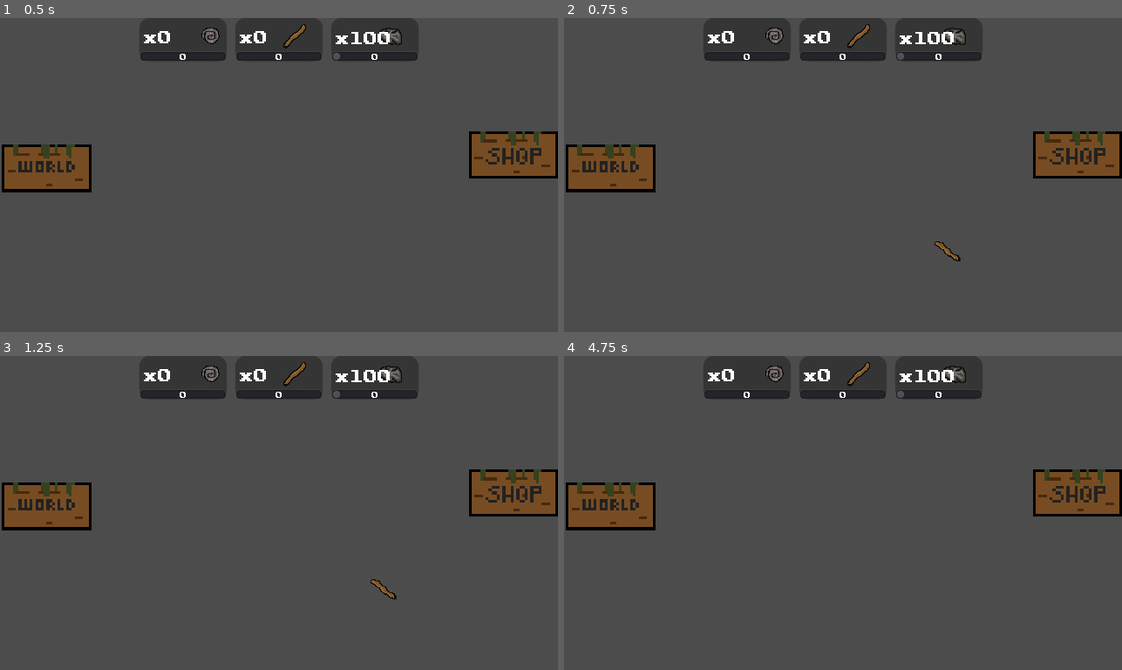
Above: before the commit, frames 1-4 (two rows, left to right).
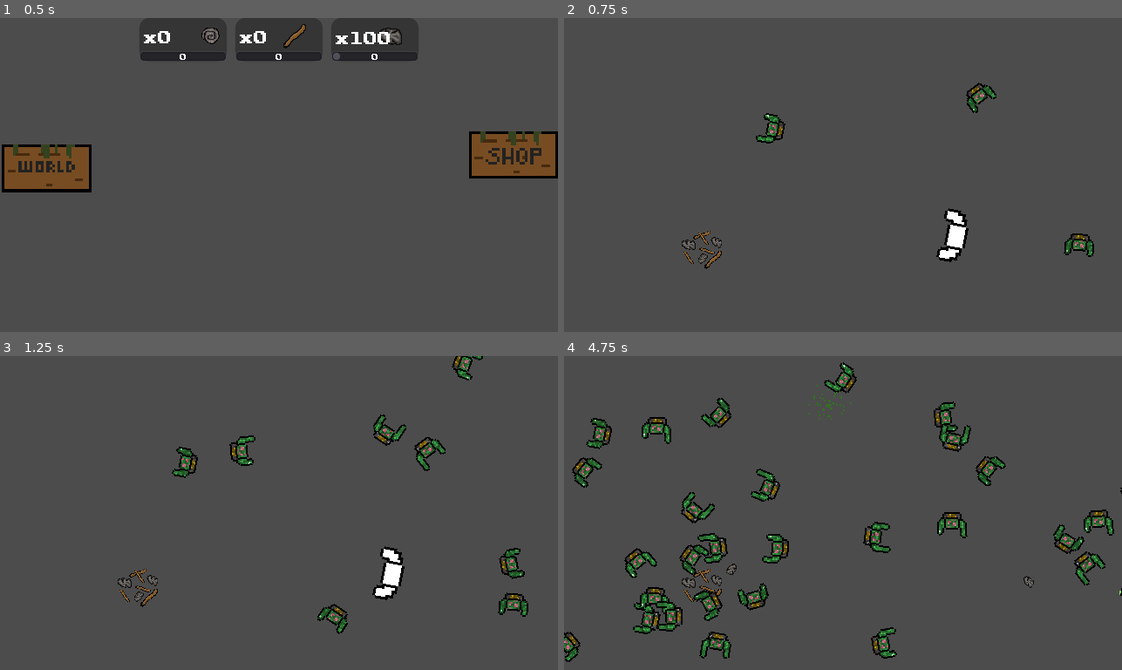
Above: after the commit, the same moments.

Repository: age-of-asparagus/click-godot3
Game: Godot game, scene res://minigames/sticks_and_Stones.tscn
The game is run twice, just before and just after one commit, with the same random seed, the same clock (stepped at 60 frames per second) and the same inputs. This scene is started directly instead of the project's main scene. The engine's default icon, where the game draws it, is replaced by a stand-in: a white triangle on a blue panel in a dark square.
Inputs (mouse positions are in pixels of both pictures, inside the frame that each line leads up to):
- Up to frame 1 (0.5 s): no input
- Up to frame 2 (0.75 s): click (608, 168) at 0.5 s
- Up to frame 3 (1.25 s): no input
- Up to frame 4 (4.75 s): move the mouse to (965, 497) at 1.27 s; hold Right (ui_right) 1.28-2.03 s; tap Space (shoot) every 0.75 s from 1.35 to 4.35 s; move the mouse to (731, 528) at 2.02 s; hold Down (ui_down) 2.03-2.78 s; move the mouse to (898, 443) at 2.77 s; hold Right (ui_right) 2.78-3.53 s; move the mouse to (815, 575) at 3.52 s; hold Up (ui_up) 3.53-4.28 s; move the mouse to (1010, 560) at 4.27 s; hold Left (ui_left) from 4.28 s (still down)

Frame 1 is identical in both runs. In frame 2, 8.4% of the frame differs, in the area x 0-100%, y 1-80%; in frame 3, 9.8%; in frame 4, 14%, in the area x 0-100%, y 1-98%.
Error before the commit: Invalid call. Nonexistent function 'change_scene_to_file' in base 'SceneTree'. (res://minigames/sticks_and_Stones.gd:72)

Commit message:
go to overworld fix

Diff:
--- a/minigames/sticks_and_Stones.gd
+++ b/minigames/sticks_and_Stones.gd
@@ -69,7 +69,7 @@
 
 
 func _on_Overworld_button_down():
-	get_tree().change_scene_to_file("res://Overworld.tscn")
+	get_tree().change_scene("res://Overworld/Overworld.tscn")
 
 
 func _on_Back_button_down():
